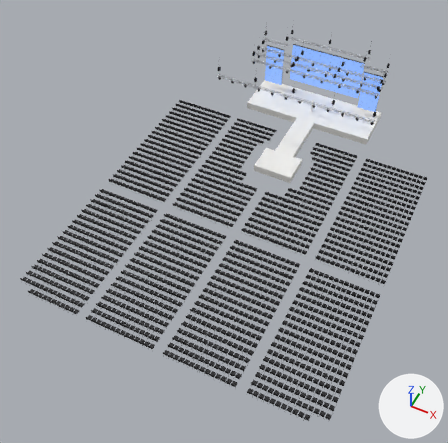
What one commit did to the glTF model samples/product-launch.glb.
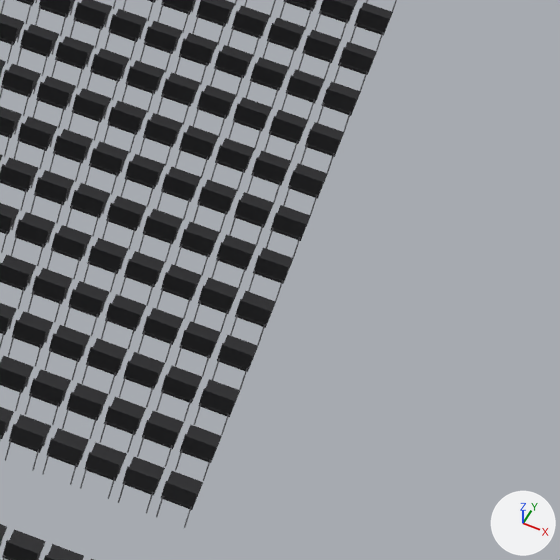
The first picture shows the older version from a 50 mm lens placed at (19.4, -63.0, 53.5), pointed at (-1.1, -22.1, 2.3). The close-ups show the older and then the newer version on the part from 80% to 97% of the width and 49% to 66% of the height of that picture. Only the edits that show in the close-ups are written down. Arrows for +X, +Y and +Z are at lower right; the lights stay in place. Where no turn or scale is listed for an object, it has been applied to the vertices.

In view in the first close-up: 'SEAT.T.55', 'SEAT.T.56', 'SEAT.U.52', 'SEAT.U.53', 'SEAT.U.54', 'SEAT.U.55', 'SEAT.U.56', 'SEAT.V.52', 'SEAT.V.53', 'SEAT.V.54', 'SEAT.V.55', 'SEAT.V.56' and 82 more.
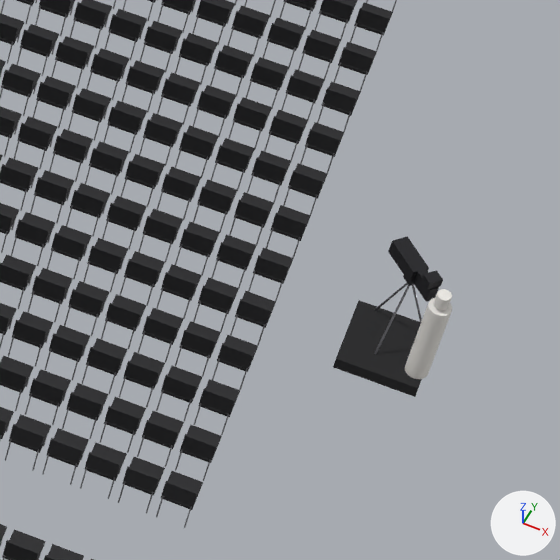
Where the change shows, as pixel boxes (x1, y1, x2, y2) in the close-ups (560 x 560 px):
'BC.PLATFORM.SIDE.R', added (black)
    after: (333, 300, 422, 397)
'BC.CAM.4.OP', added
    after: (405, 289, 452, 379)
'BC.CAM.4', added (black)
    after: (388, 236, 443, 302)
'BC.CAM.4.SUPPORT', added
    after: (374, 275, 422, 354)
    faces in mat_sc_leg_steel (grey #9a9aa0): (374, 283, 422, 354)

Patch to the scene script:
```diff
--- a/samples/product-launch.glb.py
+++ b/samples/product-launch.glb.py
@@ mat_sc_camera @@
+mat_sc_camera = principled_material('SC_Camera')
+mat_sc_camera.base_color = (0.0194, 0.0194, 0.0232)  # black #26262a
+mat_sc_camera.metallic = 0.4
@@ mat_sc_camera_platform @@
+mat_sc_camera_platform = principled_material('SC_Camera_Platform')
+mat_sc_camera_platform.base_color = (0.013, 0.013, 0.0144)  # black #1e1e20
+mat_sc_camera_platform.roughness = 0.9
@@ me_bc_cam_4_op @@
+me_bc_cam_4_op.from_pydata(...)  # 72 vertices, 128 faces; spans x -0.17..0.17, y -0.17..0.17, z 0.0..1.75
+me_bc_cam_4_op.materials.append(mat_sc_reference_figure)  # white #ebe8e3
@@ me_bc_cam_4_support @@
+me_bc_cam_4_support.from_pydata(...)  # 109 vertices, 204 faces; spans x -0.357..0.478, y -0.479..0.353, z -1.506..-0.06
+# faces by material slot: [12, 192]
+me_bc_cam_4_support.materials.append(mat_sc_camera)  # black #26262a
+me_bc_cam_4_support.materials.append(mat_sc_leg_steel)  # grey #9a9aa0
@@ me_sc_cam_hdc3500_uhd_digisuper_90_uj90x9b @@
+me_sc_cam_hdc3500_uhd_digisuper_90_uj90x9b.from_pydata(...)  # a box spanning x -69.0..69.0, y -134.0..134.0, z -480.0..-112.0; a box spanning x -110.0..110.0, y -284.0..-134.0, z -460.0..-280.0; a box spanning x -125.0..125.0, y -128.0..128.0, z -112.0..498.0
+me_sc_cam_hdc3500_uhd_digisuper_90_uj90x9b.materials.append(mat_sc_camera)  # black #26262a
@@ me_bc_platform_side_r @@
+me_bc_platform_side_r.from_pydata(...)  # a box spanning x 18.305..19.524, y -17.208..-15.989, z 0.0..0.203
+me_bc_platform_side_r.materials.append(mat_sc_camera_platform)  # black #1e1e20
@@ ob_bc_cam_4_op @@
+ob_bc_cam_4_op = bpy.data.objects.new('BC.CAM.4.OP', me_bc_cam_4_op)
+ob_bc_cam_4_op.location = (19.41, -16.89, 0.2)
@@ ob_bc_cam_4_support @@
+ob_bc_cam_4_support = bpy.data.objects.new('BC.CAM.4.SUPPORT', me_bc_cam_4_support)
+ob_bc_cam_4_support.location = (18.91, -16.4, 1.7)
@@ ob_bc_cam_4 @@
+ob_bc_cam_4 = bpy.data.objects.new('BC.CAM.4', me_sc_cam_hdc3500_uhd_digisuper_90_uj90x9b)
+ob_bc_cam_4.parent = ob_80_01_cameras
+ob_bc_cam_4.location = (18915.0, -1703.0, -16398.0)
+ob_bc_cam_4.rotation_euler = (0.0192, -0.791, 0.0)  # degrees (1.1, -45, 0)
@@ ob_80_01_cameras @@
+ob_80_01_cameras = bpy.data.objects.new('80_01_CAMERAS', None)
+ob_80_01_cameras.parent = ob_80_broadcast
+ob_80_01_cameras.location = (0.0, 0.0, 0.0)
@@ ob_80_broadcast @@
+ob_80_broadcast = bpy.data.objects.new('80_BROADCAST', None)
+ob_80_broadcast.parent = ob_stagecraft
+ob_80_broadcast.location = (0.0, 0.0, 0.0)
@@ ob_bc_platform_side_r @@
+ob_bc_platform_side_r = bpy.data.objects.new('BC.PLATFORM.SIDE.R', me_bc_platform_side_r)
+ob_bc_platform_side_r.location = (0.0, 0.0, 0.0)
```
